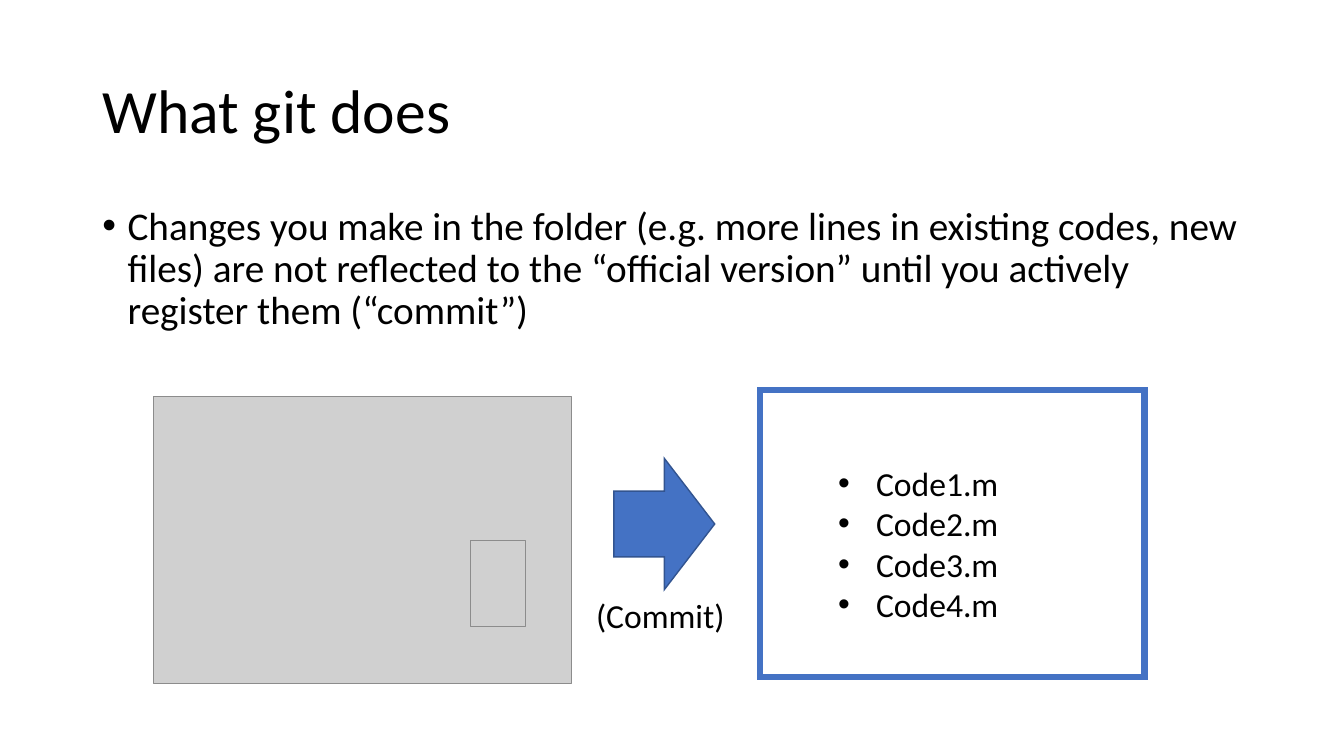
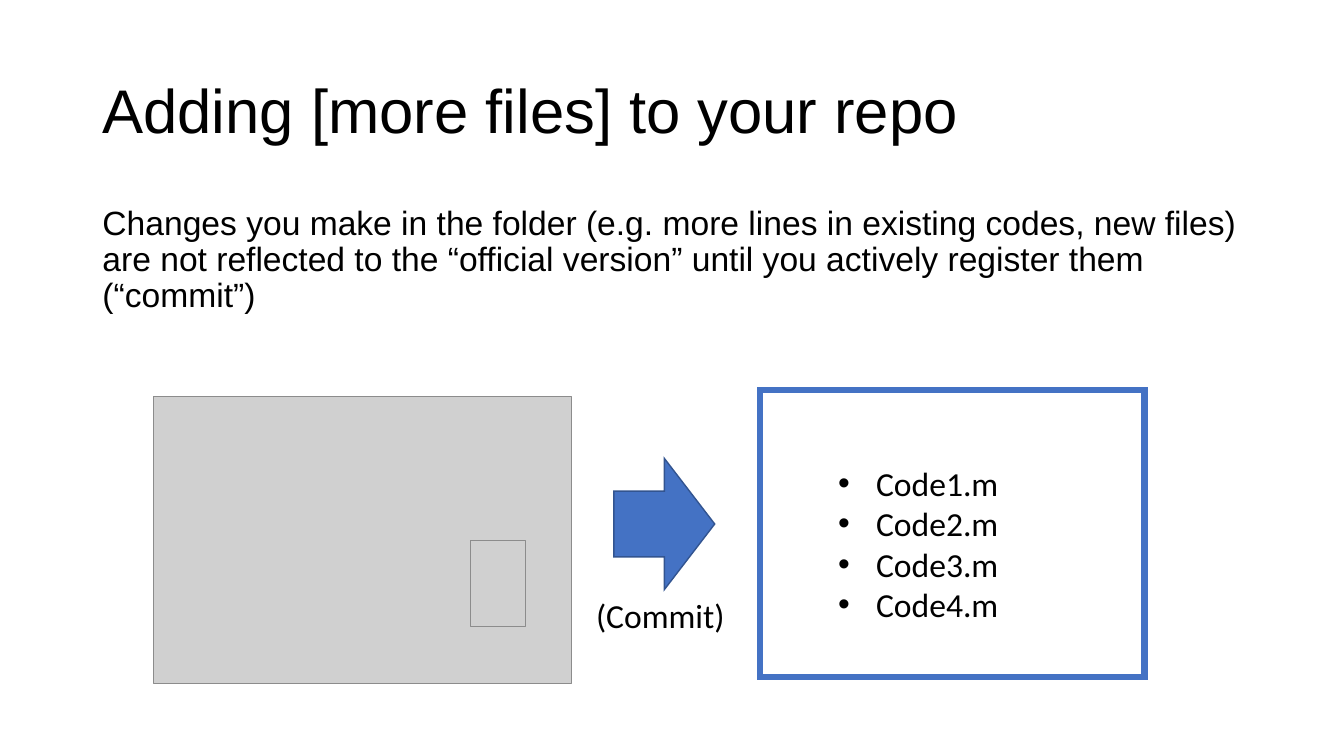
Before and after one commit to vibhaannaswamy/INP_Git_Intro_forked, a slide deck: slide 9 of slides/GitHubIntro_2021.pptx (slide 10 before the commit). Drawn at 1344x756 pixels with LibreOffice and Linux fonts; fonts in the diff are those of the drawing; grey boxes stand for pictures. Boxes give left, top, right and bottom in pixels: in the first picture for what was removed or moved away, otherwise in the second. Text is boxed around its words. In the diff, an @@ line names an element or a change of style, - is before the commit and + after.

```diff
--- a/slides/GitHubIntro_2021.pptx
+++ b/slides/GitHubIntro_2021.pptx
@@ title at (102,88,957,145): text changed; font Calibri to Arial @@
-What git does
+Adding [more files] to your repo
@@ text "Changes you make in the ..." at (102,210,1236,314): size 28 to 24 pt, font Calibri to Arial; bullet • to none @@
```
Also in this commit, not shown: 20 other slides changed, 1 slide removed, 4 other files.
